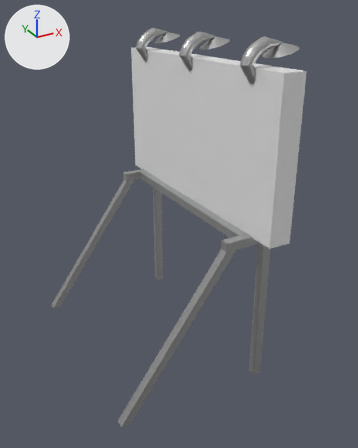
One commit to the FBX model Assets/Props/FBX/Japan Props/(Japan)Billboard1WIP.fbx: the scene before it, then after it.
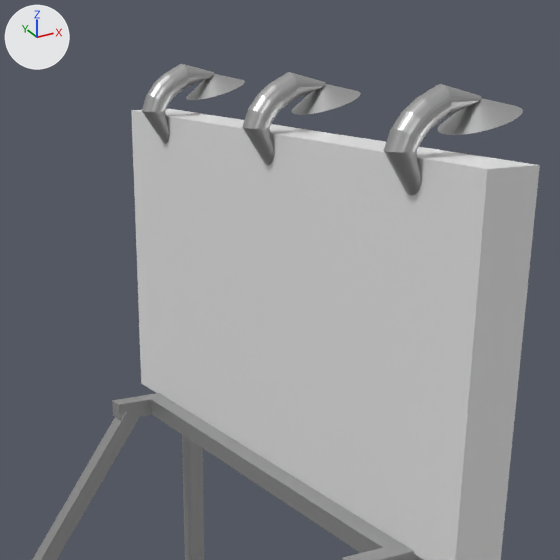
There are two pictures of each version: one whole from a camera (50 mm lens) standing at (-13.1, -21.7, 17.4) and looking at (-1.8, -1.2, 7.1), one close up on the part from 21% to 88% of the width and 0% to 54% of the height. Arrows for +X, +Y and +Z are at upper left; the lights stay in place. Where no turn or scale is listed for an object, it has been applied to the vertices.
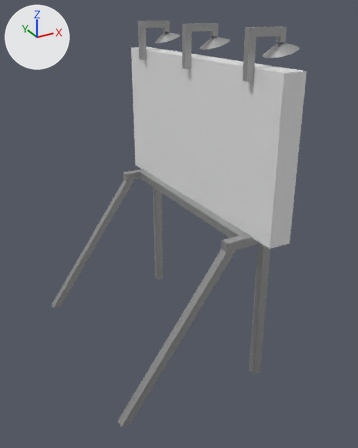
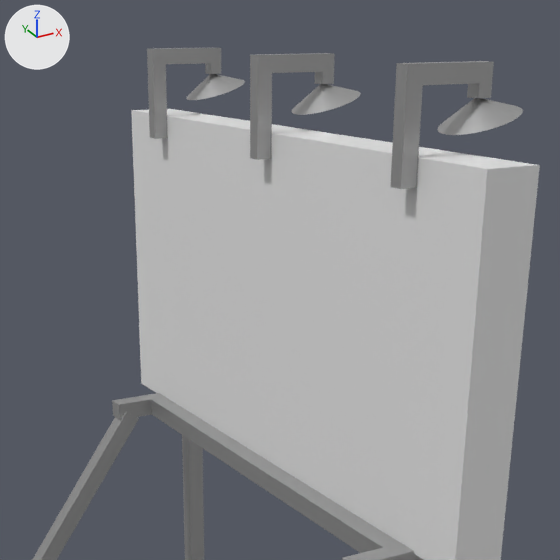
What changed in the scene script:
```text
Add mat_material_008:
    mat_material_008 = principled_material('Material.008')
    mat_material_008.base_color = (0.479, 0.479, 0.479)  # grey #b8b8b8
    mat_material_008.metallic = 0.762
    mat_material_008.roughness = 0.373
Add mat_material_007:
    mat_material_007 = principled_material('Material.007')
    mat_material_007.base_color = (0.479, 0.479, 0.479)  # grey #b8b8b8
    mat_material_007.metallic = 0.762
    mat_material_007.roughness = 0.373
Change me_cone_003:
    used by ob_cone; location = (0.8, 0.0, 15.9)
    remove me_cone_003.from_pydata(...)  # 4434 vertices, 4524 faces; spans x -1.91..0.77, y -5.74..5.74, z -1.39..0.42
    add me_cone_003.from_pydata(...)  # 3090 vertices, 3360 faces; spans x -0.65..0.77, y -5.74..5.74, z -0.41..0.19
    me_cone_003 part 1: 6 loose pieces with 1344 vertices, spanning x -1.91..0.01, y -5.28..5.28, z -1.39..0.42, are deleted
Add me_cube:
    me_cube.from_pydata(...)  # 72 vertices, 66 faces; spans x -0.17..1.65, y -0.15..10.15, z -1.0..1.0
    # faces by material slot: [22, 22, 22]
    me_cube.materials.append(mat_material_001)  # grey #b8b8b8
    me_cube.materials.append(mat_material_007)  # grey #b8b8b8
    me_cube.materials.append(mat_material_008)  # grey #b8b8b8
Add ob_cube:
    ob_cube = bpy.data.objects.new('Cube', me_cube)
    ob_cube.location = (-0.71, -5.0, 15.66)
```

Boxes (x1, y1, x2, y2) around the edits, measured in the close-ups (560 x 560 px):
'Cone', reshaped (12% narrower, 53% shorter)
    before: (142, 64, 523, 196)
    after: (186, 74, 523, 135)
'Cube', added
    after: (147, 48, 494, 189)
    faces in mat_material_001 (grey #b8b8b8): (391, 61, 494, 189)
    faces in mat_material_008 (grey #b8b8b8): (250, 53, 335, 160)
    faces in mat_material_007 (grey #b8b8b8): (147, 48, 221, 139)
part 1 of me_cone_003, deleted
    before: (142, 64, 481, 196)
